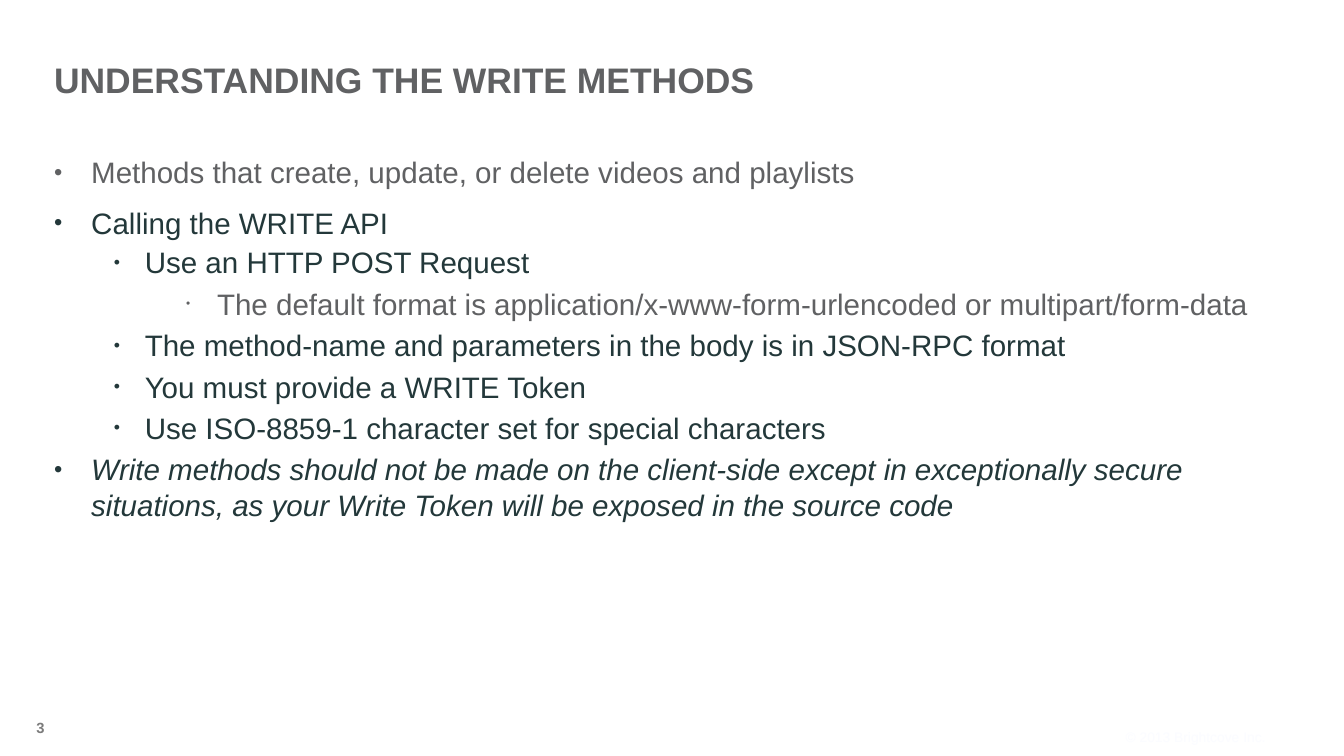
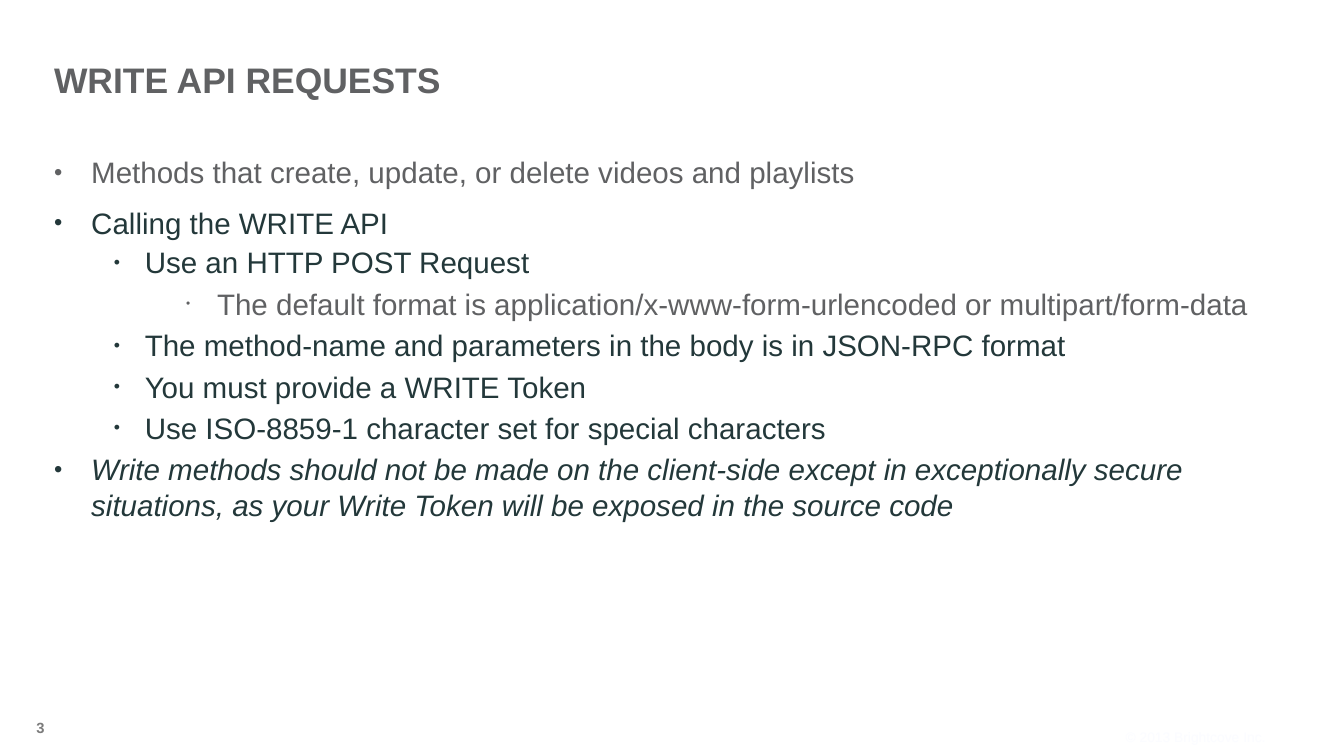
Before and after one commit to BrightcoveLearning/VideoCloudMediaAPI, a slide deck: slide 3 of VideoSessionsMaterials/understanding-write-methods.pptx. Drawn at 1344x756 pixels with LibreOffice and Linux fonts; fonts in the diff are those of the drawing; background and template pictures are left out. Boxes give left, top, right and bottom in pixels: in the first picture for what was removed or moved away, otherwise in the second. Text is boxed around its words. In the diff, an @@ line names an element or a change of style, - is before the commit and + after.

```diff
--- a/VideoSessionsMaterials/understanding-write-methods.pptx
+++ b/VideoSessionsMaterials/understanding-write-methods.pptx
@@ title at box(54, 68, 441, 100): text changed @@
-UNDERSTANDING THE WRITE METHODS
+WRITE API REQUESTS
```
Also in this commit, not shown: 1 other file.
